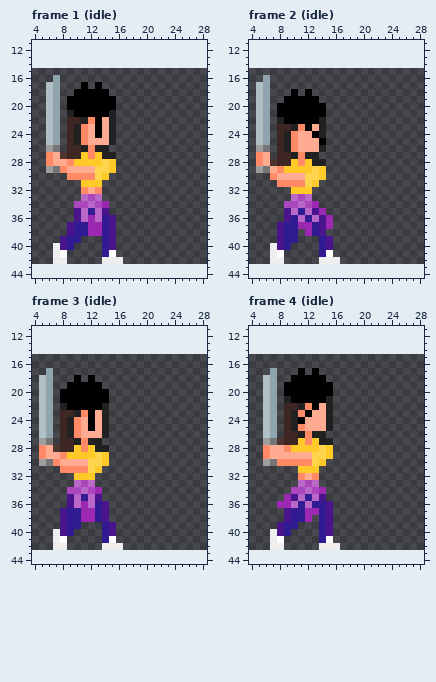
Two versions of one pixel-art file, assets/characters/sam.aseprite. Above, as it was before the edit.
26x28 pixels, 8 frames. Colours within 5 levels of each other are drawn and written as one. Shown: frame 1 (idle): x 4..28, y 11..44; frame 2 (idle): x 4..28, y 11..44; frame 3 (idle): x 4..28, y 11..44; frame 4 (idle): x 4..28, y 11..44. The old version is drawn lined up with the new one, on the new canvas. The commit also changed other frames, which this record leaves out.
New version:
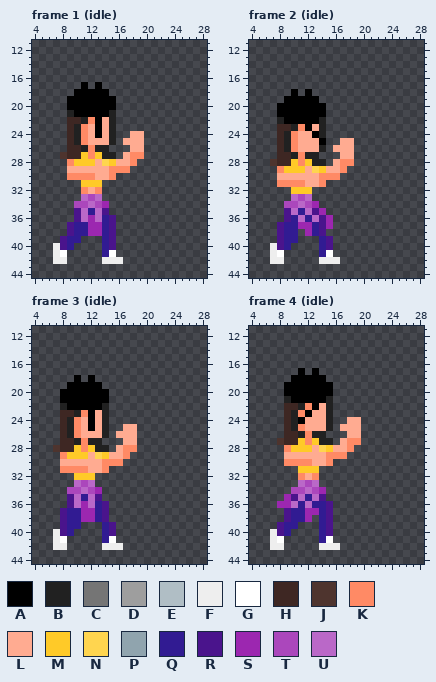
Palette (. is transparent): A #000000  B #212121  C #757575  D #9e9e9e  E #b0bec5  F #eeeeee  G #ffffff  H #3e2723  J #4e342e  K #ff8a65  L #ffab91  M #ffca28  N #ffd54f  P #90a4ae  Q #311b92  R #4a148c  S #9c27b0  T #ab47bc  U #ba68c8
Change:
canvas 26x28 -> 36x58, the old top-left corner now at 3,15
Changed rows in their new state; - is an unchanged pixel.
Frame 1 (idle):
first column x 6:
16 -.------------
17 ..------------
18 ..------------
19 ..------------
20 ..------------
21 ..------------
22 ..------------
23 ..------------
24 ..----------LL
25 ..---------LLL
26 ..----------LL
27 ..---------LKK
28 ...----L--LLK-
29 ...----LLKKK--
30 -------LLK----
Frame 2 (idle):
first column x 5:
16 -.------------
17 ..------------
18 ..------------
19 ..------------
20 ..------------
21 ..------------
22 ..------------
23 ..------------
24 ..------------
25 ..----------LL
26 ..---------LLL
27 ..----------LL
28 ..---------LKK
29 ...----L--LLK-
30 --.----LLKKK--
31 -------LLK----
Frame 3 (idle):
first column x 5:
17 -.------------
18 ..------------
19 ..------------
20 ..------------
21 ..------------
22 ..------------
23 ..------------
24 ..------------
25 ..----------LL
26 ..---------LLL
27 ..----------LL
28 ..---------LKK
29 ...----L--LLK-
30 ...----LLKKK--
31 -------LLK----
Frame 4 (idle):
first column x 6:
17 -.------------
18 ..------------
19 ..------------
20 ..------------
21 ..------------
22 ..------------
23 ..------------
24 ..----------LL
25 ..---------LLL
26 ..----------LL
27 ..---------LKK
28 ...----L--LLK-
29 ...----LLKKK--
30 ...----LLK----
Pixel boxes of the changes (left, top, right, bottom) in both pictures:
erased: (46, 75, 67, 173)
changed: (95, 131, 144, 180)
changed: (256, 75, 354, 187)
changed: (39, 368, 137, 473)
erased: (263, 368, 284, 466)
changed: (312, 417, 361, 466)
